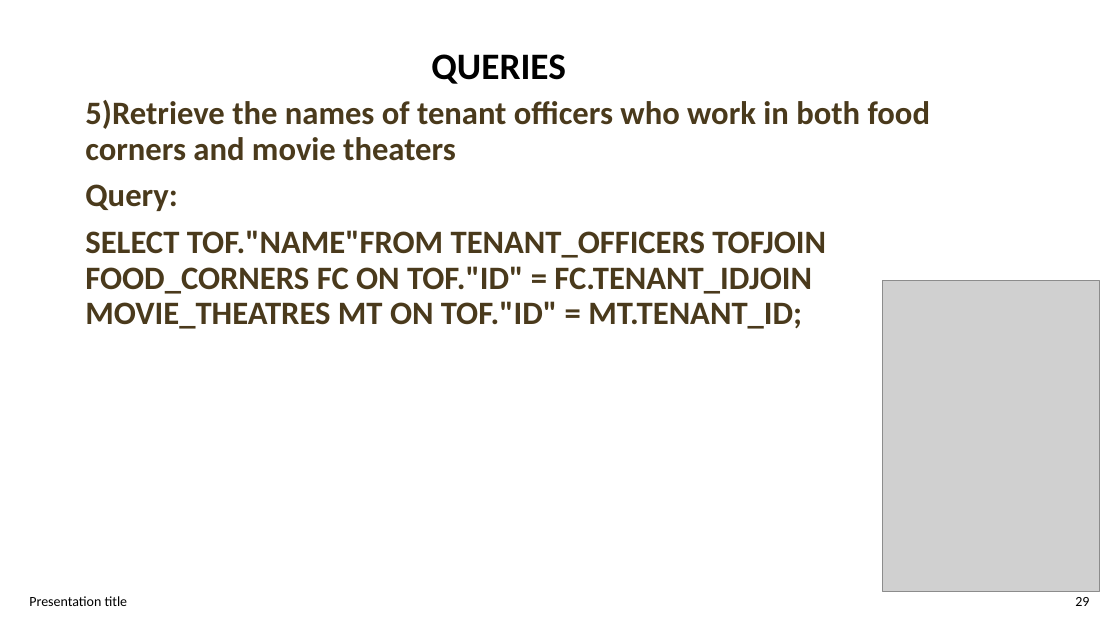
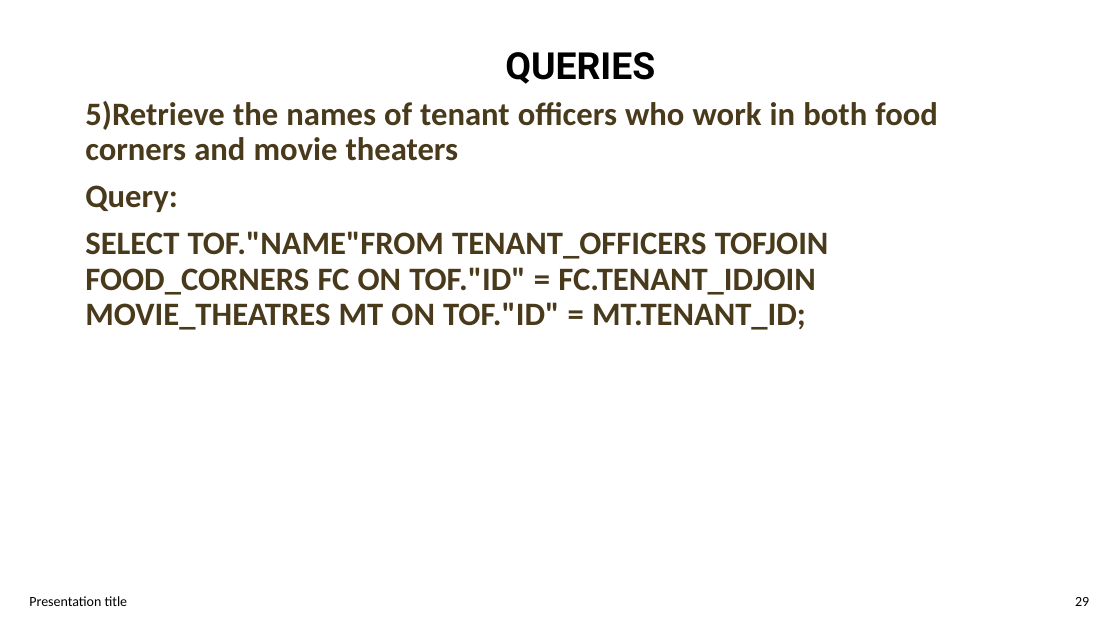
Before and after one commit to Bharadwaj721/Mall-Management-Database-System, a slide deck: slide 29 of DBMS PROJECT.pptx. Drawn at 1120x630 pixels with LibreOffice and Linux fonts; fonts in the diff are those of the drawing; grey boxes stand for pictures; background and template pictures are left out. Boxes give left, top, right and bottom in pixels: in the first picture for what was removed or moved away, otherwise in the second. Text is boxed around its words. In the diff, an @@ line names an element or a change of style, - is before the commit and + after.

```diff
--- a/DBMS PROJECT.pptx
+++ b/DBMS PROJECT.pptx
@@ text "QUERIES": place and size @@
-text "QUERIES" at (431,54,566,84)
+text "QUERIES" at (505,52,655,84)
@@ text "QUERIES" at (505,52,655,84): font Calibri to Roboto; line spacing 1 to 35.8pt @@
@@ text removed at (85,100,930,329) @@
-5)Retrieve the names of tenant officers who work in both food corners and movie theaters
-Query:
-SELECT TOF."NAME"FROM TENANT_OFFICERS TOFJOIN FOOD_CORNERS FC ON TOF."ID" = FC.TENANT_IDJOIN MOVIE_THEATRES MT ON TOF."ID" = MT.TENANT_ID;
@@ text added at (85,101,937,161), 28 pt, text #4A3A1C, bold @@
+5)Retrieve the names of tenant officers who work in both food
+corners and movie theaters
@@ text added at (85,231,829,330), 28 pt, text #4A3A1C, bold @@
+SELECT TOF."NAME"FROM TENANT_OFFICERS TOFJOIN
+FOOD_CORNERS FC ON TOF."ID" = FC.TENANT_IDJOIN
+MOVIE_THEATRES MT ON TOF."ID" = MT.TENANT_ID;
@@ picture removed at (883,281,1099,592) @@
@@ text "29" at (1075,597,1089,606): alignment right to left; line spacing 1 to 12pt; vertical alignment middle to top @@
```
Also in this commit, not shown: 29 other slides changed, 1 slide added, 1 slide removed.
